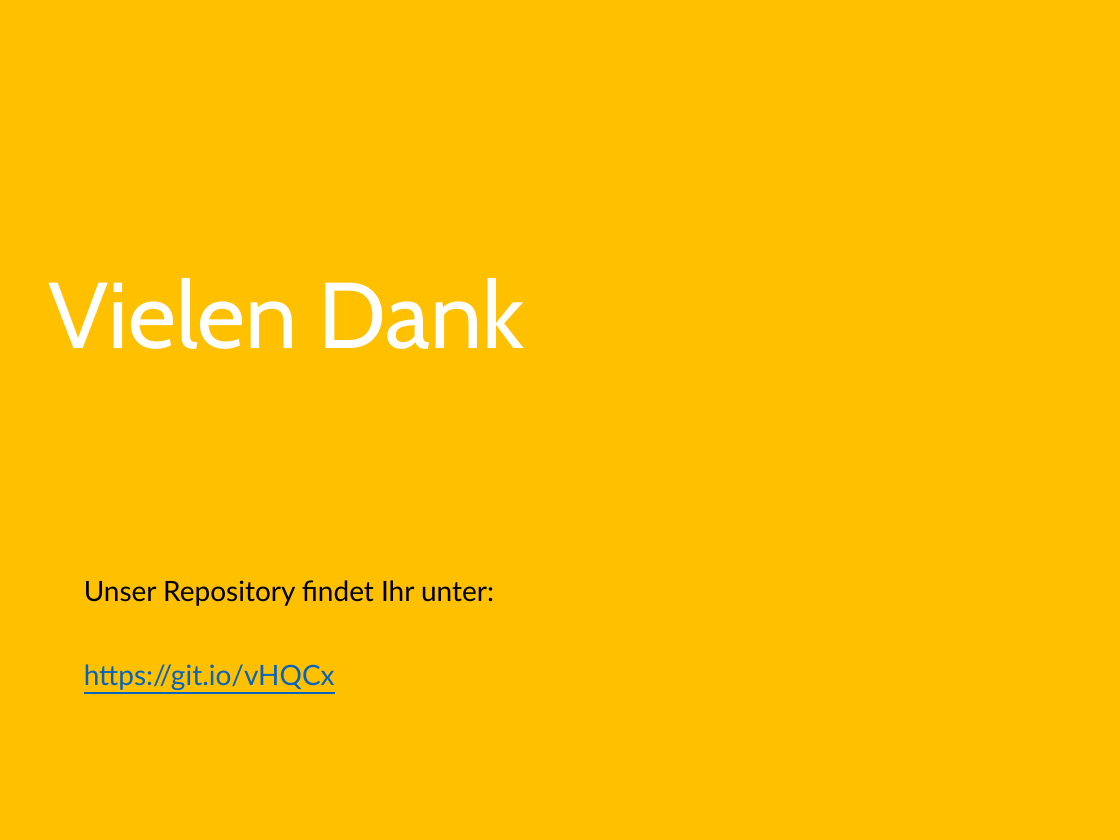
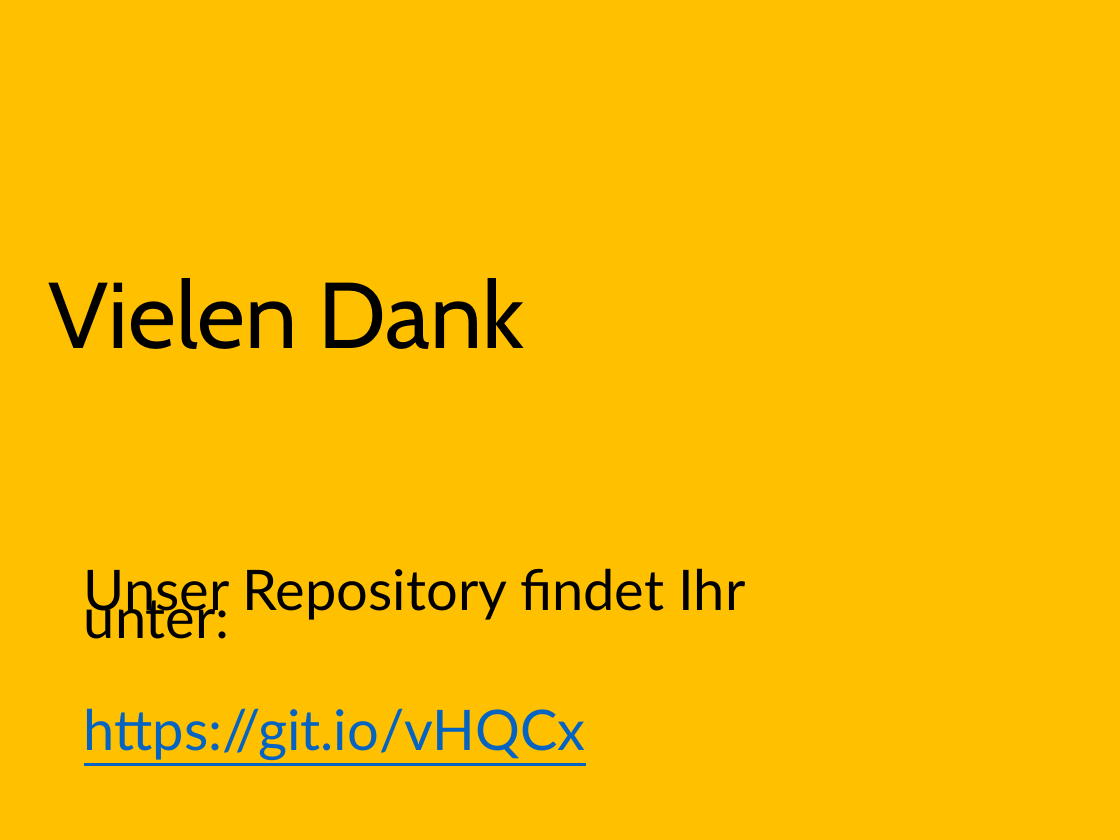
Before and after one commit to AnnaG18/IoT-Hackathon_reactiveEnvironment, a slide deck: slide 6 of HHZ_farbenFROH.pptx (slide 7 before the commit). Drawn at 1120x840 pixels with LibreOffice and Linux fonts; fonts in the diff are those of the drawing. Boxes give left, top, right and bottom in pixels: in the first picture for what was removed or moved away, otherwise in the second. Text is boxed around its words. In the diff, an @@ line names an element or a change of style, - is before the commit and + after.

```diff
--- a/HHZ_farbenFROH.pptx
+++ b/HHZ_farbenFROH.pptx
@@ title "Vielen Dank" at bbox=[49, 278, 525, 349]: text colour #FFFFFF to #000000 @@
@@ text "Unser Repository findet Ihr unter:" at bbox=[84, 568, 746, 760]: size 18 to 36 pt; more space between paragraphs @@
```
Also in this commit, not shown: 2 other slides changed, 1 slide removed.
